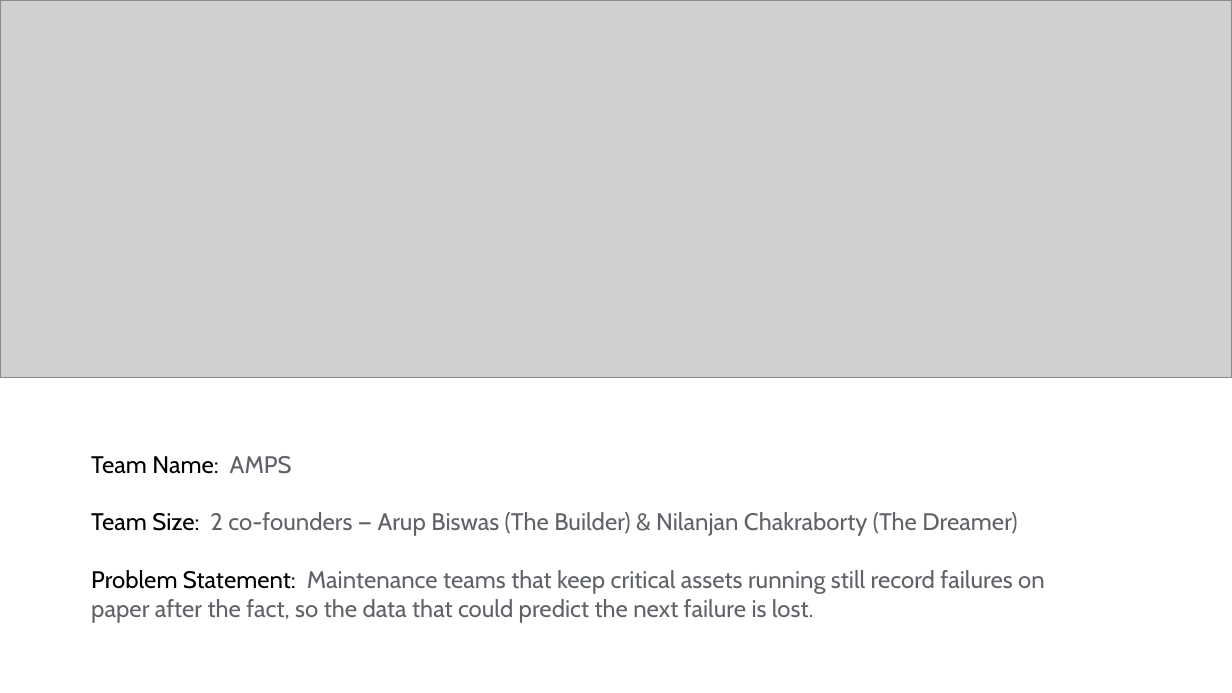
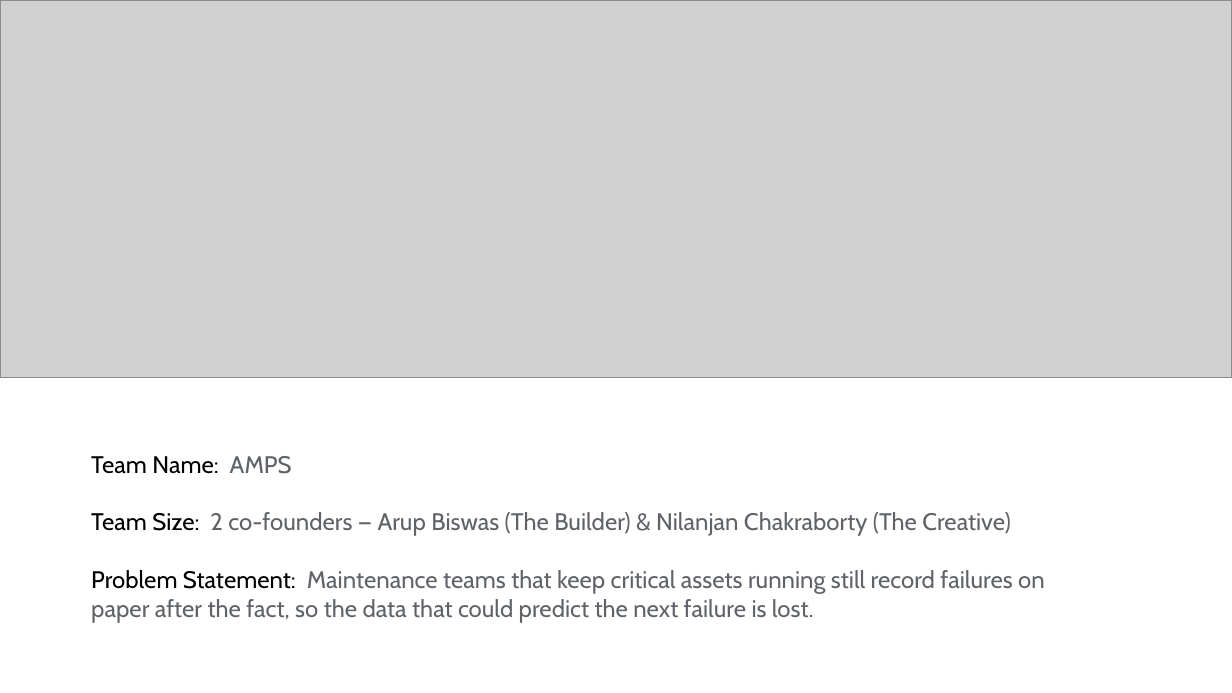
Before and after one commit to biniyognet/amps, a slide deck: slide 1 of deck/AMPS_submission_deck.pptx. Drawn at 1232x693 pixels with LibreOffice and Linux fonts; fonts in the diff are those of the drawing; grey boxes stand for pictures. Boxes give left, top, right and bottom in pixels: in the first picture for what was removed or moved away, otherwise in the second. Text is boxed around its words. In the diff, an @@ line names an element or a change of style, - is before the commit and + after.

```diff
--- a/deck/AMPS_submission_deck.pptx
+++ b/deck/AMPS_submission_deck.pptx
@@ text at (91,512,1010,536): text changed @@
-Team Size: 2 co-founders — Arup Biswas (The Builder) & Nilanjan Chakraborty (The Dreamer)
+Team Size: 2 co-founders — Arup Biswas (The Builder) & Nilanjan Chakraborty (The Creative)
```
Also in this commit, not shown: 1 other file.
